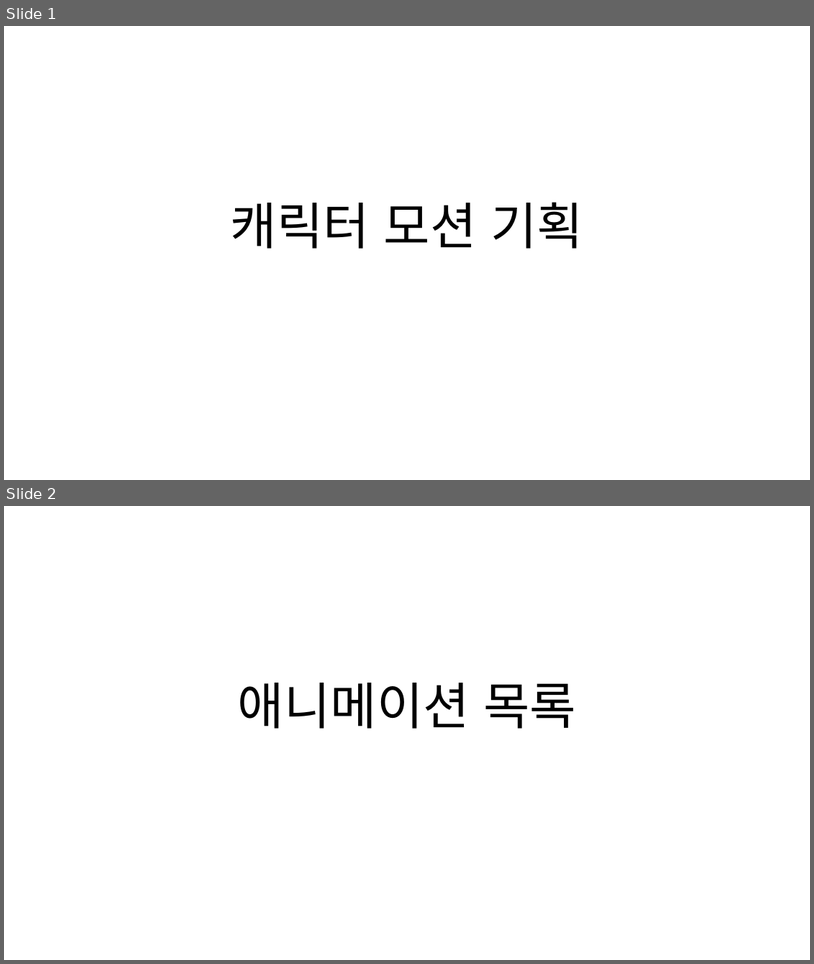
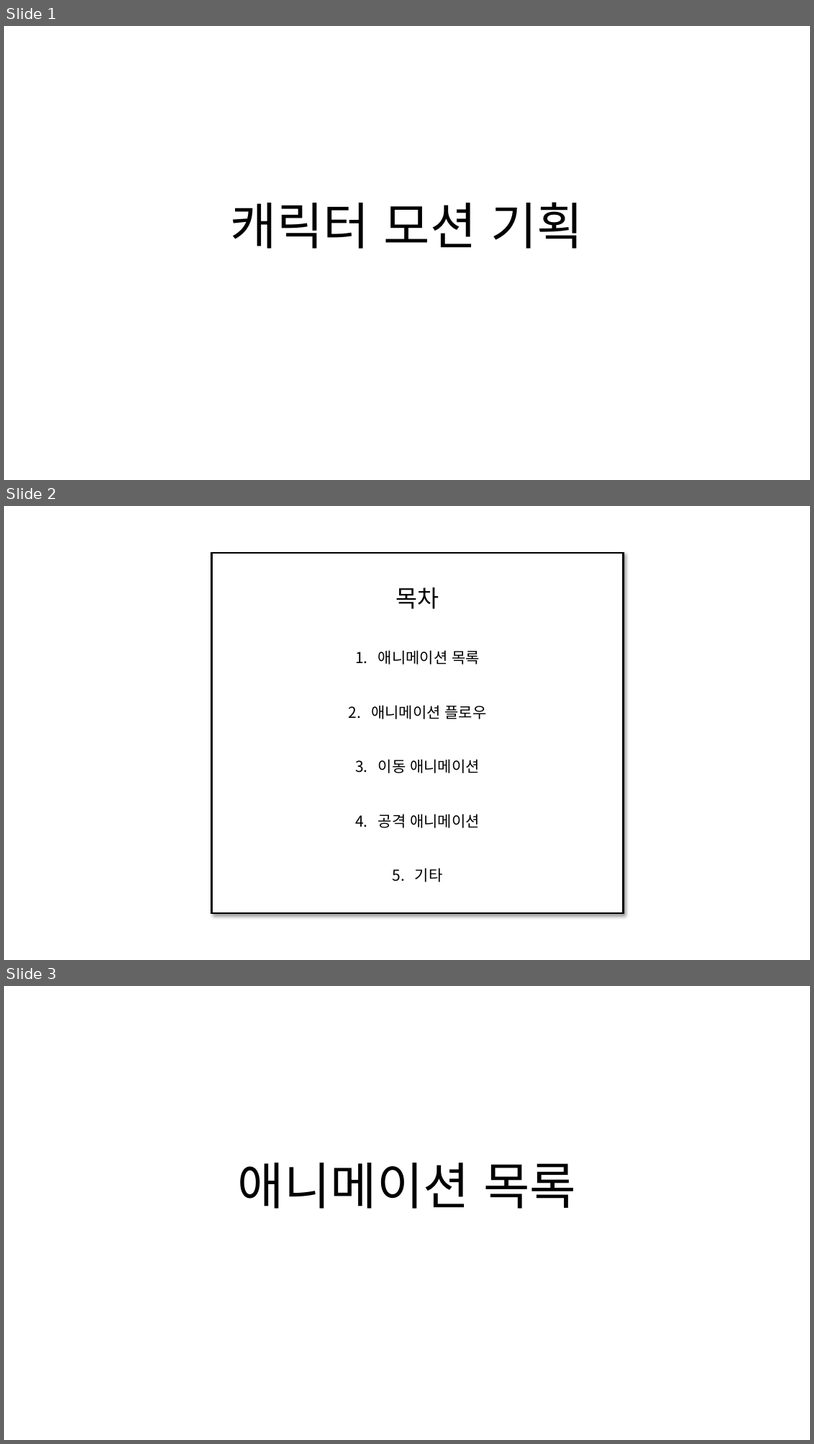
Before and after one commit to PriuS2/TIL, a slide deck: 2020/_Projects/케릭터 모션 기획.pptx. Shown one above the other, each under a label of ours: slides 1 and 2 before the commit, slides 1, 2 and 3 after it. The pictures are 814x964 and 814x1444 pixels, drawn with LibreOffice and Linux fonts; fonts in the diff are those of the drawing. Boxes give left, top, right and bottom in pixels: in the first picture for what was removed or moved away, otherwise in the second. Text is boxed around its words. In the diff, an @@ line names an element or a change of style, - is before the commit and + after.

```diff
--- a/2020/_Projects/케릭터 모션 기획.pptx
+++ b/2020/_Projects/케릭터 모션 기획.pptx
@@ slide 2 added at [4, 506, 810, 960], background #FFFFFF @@
@@ rectangle added at [212, 553, 624, 913], fill #FFFFFF, outline #000000 2.25 pt, 18 pt, text #000000 @@
+목차
+1. 애니메이션 목록
+2. 애니메이션 플로우
+3. 이동 애니메이션
+4. 공격 애니메이션
+5. 기타
@@ what was slide 2 is now slide 3 @@
```
Also in this commit, not shown: 1 slide changed, 1 other file.
